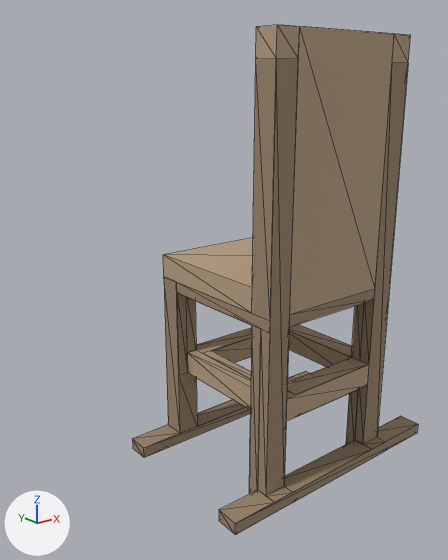
An edit to the glTF model assets/interiores/mecedora_01.glb, drawn before and after from the same camera.
One viewpoint serves both versions: a 50 mm lens placed at (-2.08, -3.21, 2.31), pointed at (0.25, -0.31, 1.15). Lighting does not change. The marker at lower left points along +X, +Y and +Z. The first picture is the older version. Mesh edges are drawn as thin lines. Vertices at exactly the same position are counted once.

The first picture shows 'mecedora'.
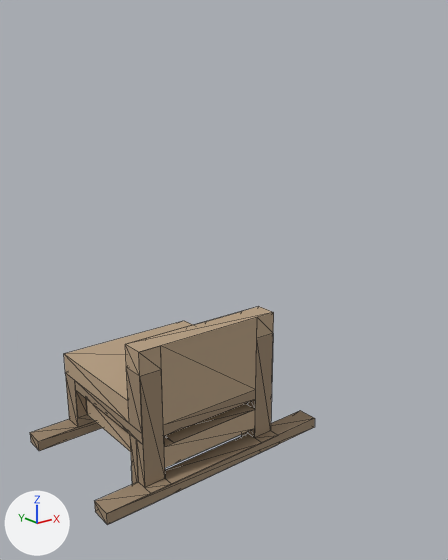
Pixel boxes (x1, y1, x2, y2) of what changed, in the pictures (448 x 560 px; the box of a moved part takes in the faces that stretch with it):
'mecedora', reshaped (57% shorter): before (132, 25, 418, 535); after (30, 306, 315, 525)
part 1 of me_mecedora, moved or reshaped: before (252, 25, 410, 496); after (125, 306, 274, 487)
part 2 of me_mecedora, moved or reshaped: before (163, 238, 375, 333); after (64, 321, 256, 445)
part 3 of me_mecedora, moved or reshaped: before (177, 293, 374, 444); after (75, 390, 256, 468)
part 4 of me_mecedora, moved or reshaped: before (132, 277, 418, 535); after (30, 373, 315, 525)

Edits to the bpy script that builds the scene:
```text
Change me_mecedora:
    used by ob_mecedora; location = (0.0, 0.0, 0.0)
    remove me_mecedora.from_pydata(...)  # 163 vertices, 226 faces; spans x -0.29..1.36, y -1.07..0.0, z 0.0..2.57
    add me_mecedora.from_pydata(...)  # 163 vertices, 226 faces; spans x -0.79..0.86, y -0.57..0.5, z 0.0..0.93
    me_mecedora part 1: all 20 vertices in x 0.0..1.0, y -1.0..-0.86, z 2.43..2.57 are moved by (-0.5, 0.5, -1.64)
    me_mecedora part 2: all 53 vertices in x 0.0..1.0, y -1.0..0.0, z 1.07..1.29 are moved by (-0.5, 0.5, -0.71)
    me_mecedora part 3: all 40 vertices in x 0.0..1.0, y -1.0..-0.07, z 0.5..0.64 are moved by (-0.5, 0.5, -0.36)
    me_mecedora part 4: all 50 vertices in x -0.29..1.36, y -1.07..0.0, z 0.0..0.07 are moved by (-0.5, 0.5, 0.0)
```
